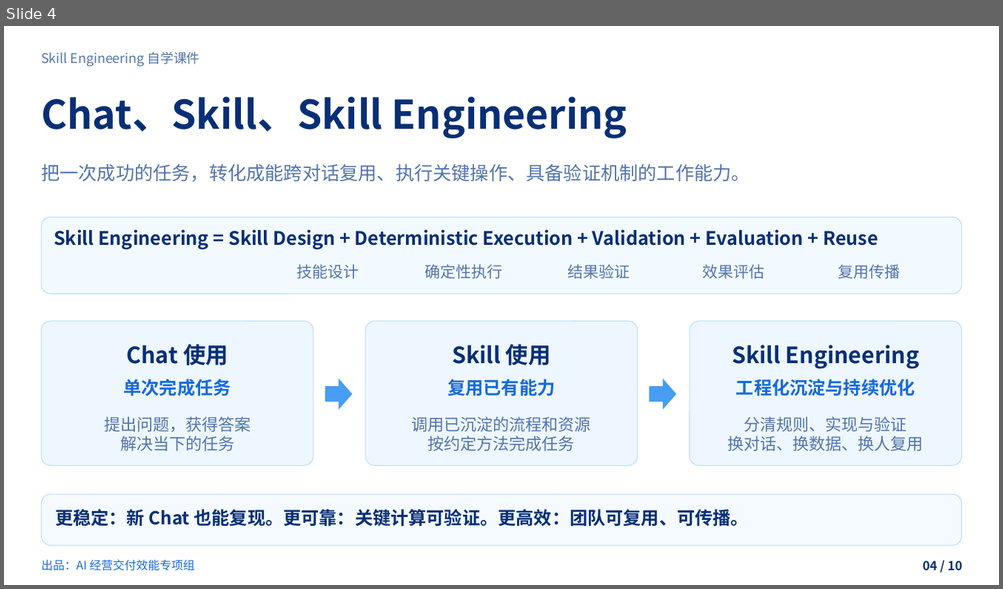
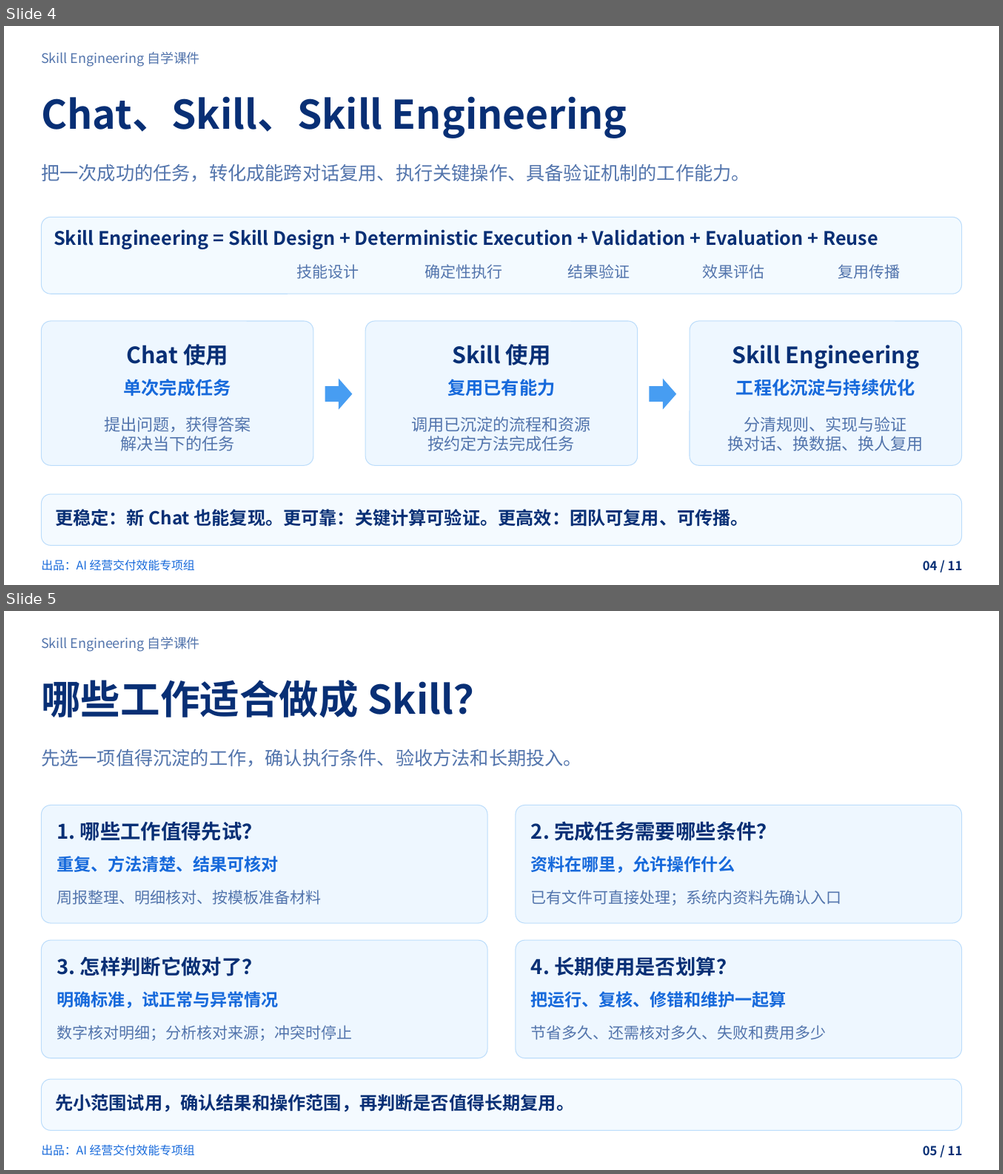
Before and after one commit to zhangjian0410/skill-engineering-guide, a slide deck: dist/downloads/skill-engineering.pptx. Shown one above the other, each under a label of ours: slide 4 before the commit, slides 4 and 5 after it. The pictures are 1003x589 and 1003x1174 pixels, drawn with LibreOffice and Linux fonts; fonts in the diff are those of the drawing; background and template pictures are left out. Boxes give left, top, right and bottom in pixels: in the first picture for what was removed or moved away, otherwise in the second. Text is boxed around its words. In the diff, an @@ line names an element or a change of style, - is before the commit and + after.

Commit message:
Add business Skill selection and aligned fullscreen reading

```diff
--- a/dist/downloads/skill-engineering.pptx
+++ b/dist/downloads/skill-engineering.pptx
@@ slide 5 added at box(4, 611, 999, 1170), background picture (left out) @@
@@ text added at box(41, 637, 199, 652), 12.8 pt, text #5274AC @@
+Skill Engineering 自学课件
@@ text added at box(41, 680, 492, 718), 38.2 pt, text #082F75, bold @@
+哪些工作适合做成 Skill？
@@ text added at box(41, 749, 582, 767), 18 pt, text #5274AC @@
+先选一项值得沉淀的工作，确认执行条件、验收方法和长期投入。
@@ rounded rectangle added at box(41, 805, 487, 923), fill #EEF7FF, outline #BCDDFB 0.75 pt @@
@@ rounded rectangle added at box(515, 805, 962, 923), fill #EEF7FF, outline #BCDDFB 0.75 pt @@
@@ text added at box(57, 821, 262, 841), 19.5 pt, text #082F75, bold @@
+1. 哪些工作值得先试？
@@ text added at box(531, 821, 777, 841), 19.5 pt, text #082F75, bold @@
+2. 完成任务需要哪些条件？
@@ text added at box(57, 856, 278, 872), 16.5 pt, text #1669DB, bold @@
+重复、方法清楚、结果可核对
@@ text added at box(531, 856, 735, 873), 16.5 pt, text #1669DB, bold @@
+资料在哪里，允许操作什么
@@ text added at box(57, 890, 321, 905), 15 pt, text #5274AC @@
+周报整理、明细核对、按模板准备材料
@@ text added at box(531, 890, 842, 906), 15 pt, text #5274AC @@
+已有文件可直接处理；系统内资料先确认入口
@@ rounded rectangle added at box(41, 941, 487, 1059), fill #EEF7FF, outline #BCDDFB 0.75 pt @@
@@ rounded rectangle added at box(515, 941, 962, 1059), fill #EEF7FF, outline #BCDDFB 0.75 pt @@
@@ text added at box(57, 957, 262, 977), 19.5 pt, text #082F75, bold @@
+3. 怎样判断它做对了？
@@ text added at box(531, 957, 736, 977), 19.5 pt, text #082F75, bold @@
+4. 长期使用是否划算？
@@ text added at box(57, 991, 278, 1008), 16.5 pt, text #1669DB, bold @@
+明确标准，试正常与异常情况
@@ text added at box(531, 991, 786, 1008), 16.5 pt, text #1669DB, bold @@
+把运行、复核、修错和维护一起算
@@ text added at box(57, 1025, 352, 1041), 15 pt, text #5274AC @@
+数字核对明细；分析核对来源；冲突时停止
@@ text added at box(531, 1025, 826, 1040), 15 pt, text #5274AC @@
+节省多久、还需核对多久、失败和费用多少
@@ rounded rectangle added at box(41, 1079, 962, 1131), fill #F4FAFF, outline #BCDDFB 0.75 pt @@
@@ text added at box(55, 1094, 574, 1112), 17.2 pt, text #082F75, bold @@
+先小范围试用，确认结果和操作范围，再判断是否值得长期复用。
@@ text added at box(41, 1145, 195, 1156), 11.2 pt, text #1669DB @@
+出品：AI 经营交付效能专项组
@@ text added at box(922, 1146, 962, 1156), 12 pt, text #082F75, bold @@
+05 / 11
@@ slide 4 changed as well @@
@@ text at box(922, 561, 962, 571): text changed @@
-04 / 10
+04 / 11
```
Also in this commit, not shown: 9 other slides changed, 17 other files.
